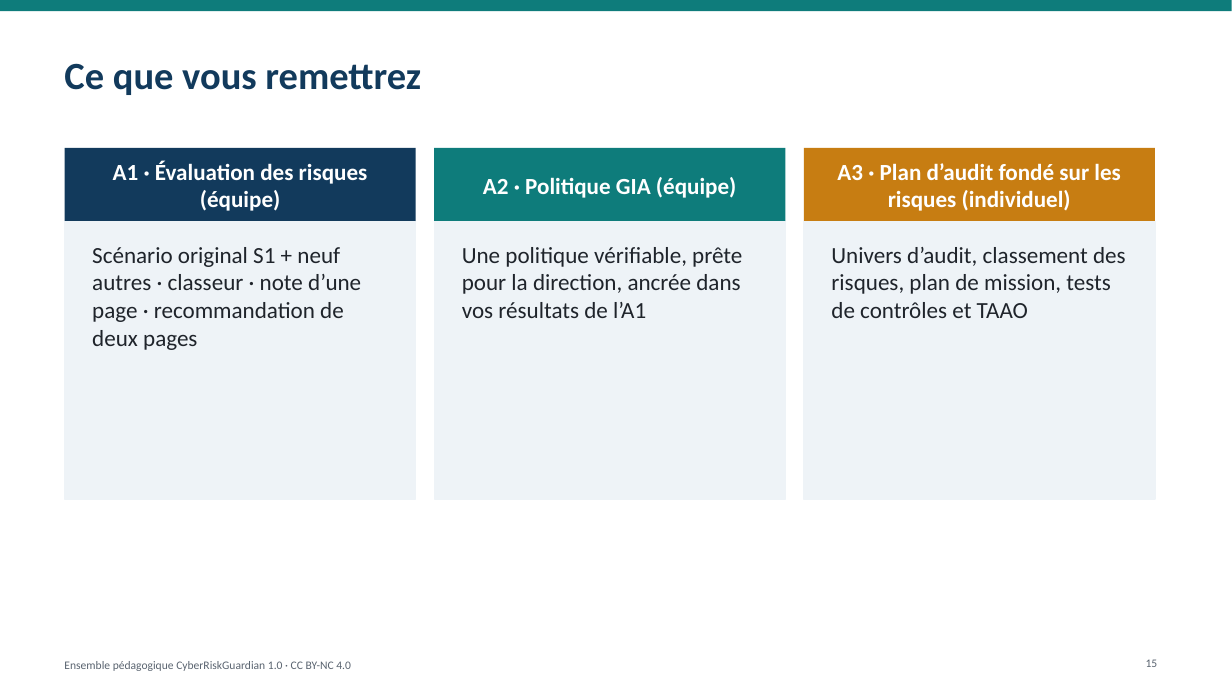
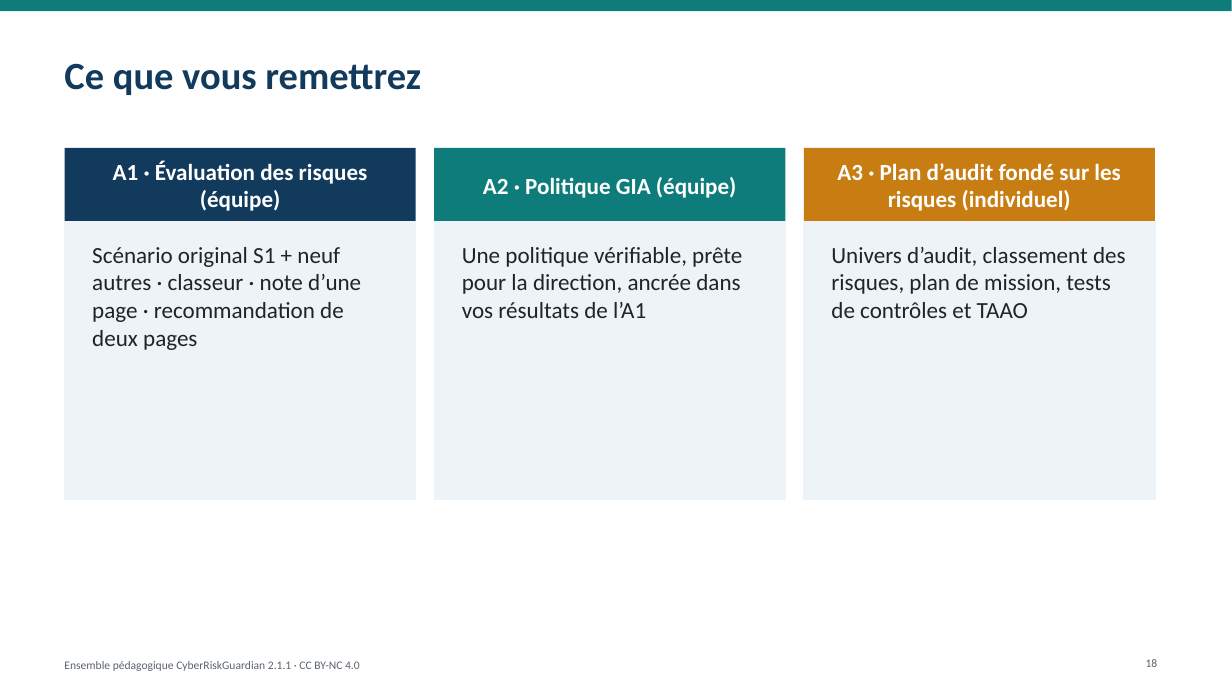
Before and after one commit to ITriskMgr/CyberRiskGuardian, a slide deck: slide 18 of education/slides/CRG_Intro_Deck_FR.pptx (slide 15 before the commit). Drawn at 1232x693 pixels with LibreOffice and Linux fonts; fonts in the diff are those of the drawing. Boxes give left, top, right and bottom in pixels: in the first picture for what was removed or moved away, otherwise in the second. Text is boxed around its words. In the diff, an @@ line names an element or a change of style, - is before the commit and + after.

```diff
--- a/education/slides/CRG_Intro_Deck_FR.pptx
+++ b/education/slides/CRG_Intro_Deck_FR.pptx
@@ page number at box(1146, 659, 1158, 667): text changed @@
-15
+18
@@ text at box(64, 661, 360, 671): text changed @@
-Ensemble pédagogique CyberRiskGuardian 1.0 · CC BY-NC 4.0
+Ensemble pédagogique CyberRiskGuardian 2.1.1 · CC BY-NC 4.0
```
Also in this commit, not shown: 15 other slides changed, 3 slides added, 29 other files.
